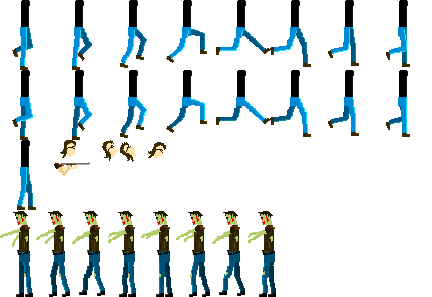
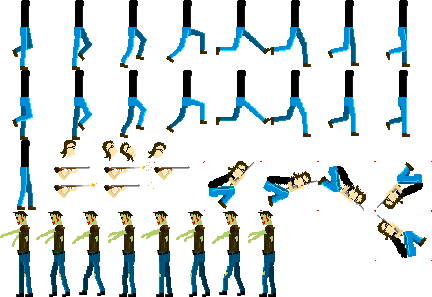
Revision of a layered 432 × 297 image; what changed, layer by layer:
added layer "Layer 16" above "Layer 15" over [154, 161, 432, 261]
added layer "Layer 15" above "sheet" over [208, 161, 427, 258]
renamed "Layer 10" to "sheet", painted on it over [54, 161, 410, 261]
removed layer "Layer 9" over [54, 161, 410, 261]
